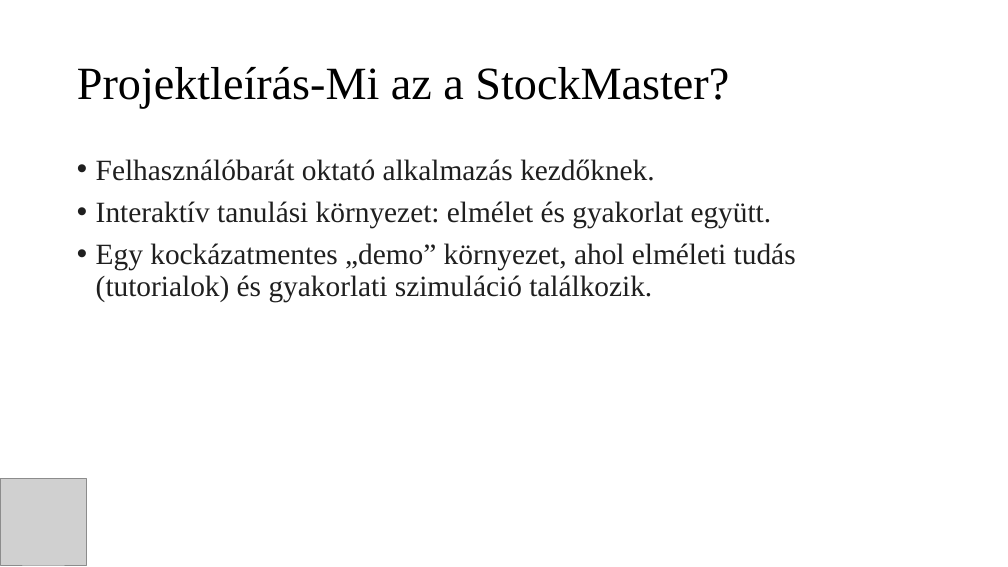
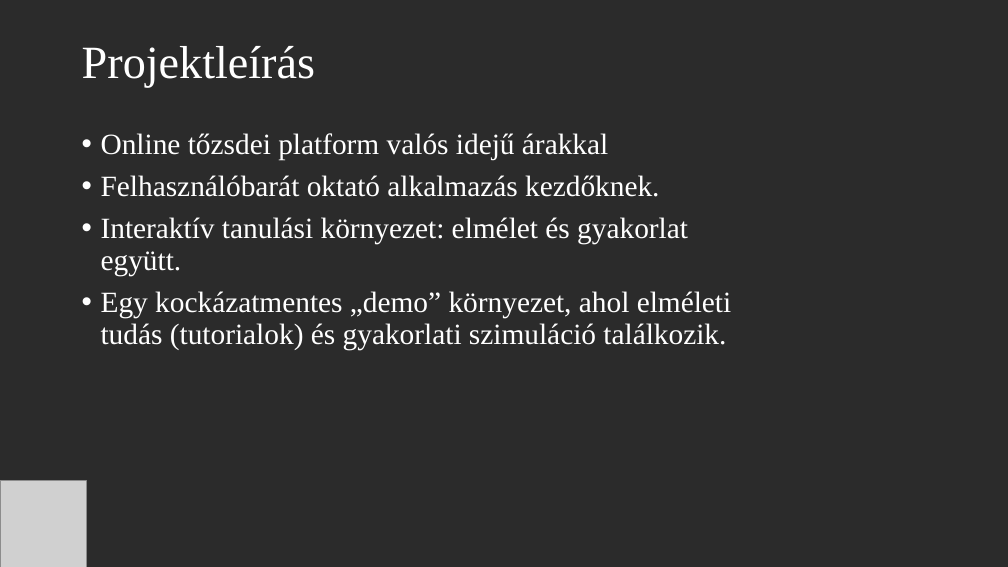
Before and after one commit to ZsigoRobert0/13_S2_3_vizsgaremek, a slide deck: slide 2 of Dokumentáció/StockMaster_Prezentacio.pptx. Drawn at 1008x567 pixels with LibreOffice and Linux fonts; fonts in the diff are those of the drawing; grey boxes stand for pictures; background and template pictures are left out; a plain dark background stands for a picture behind light text. Boxes give left, top, right and bottom in pixels: in the first picture for what was removed or moved away, otherwise in the second. Text is boxed around its words. In the diff, an @@ line names an element or a change of style, - is before the commit and + after.

```diff
--- a/Dokumentáció/StockMaster_Prezentacio.pptx
+++ b/Dokumentáció/StockMaster_Prezentacio.pptx
@@ background #FFFFFF to picture (left out) @@
@@ title at box(82, 46, 315, 88): text changed; text colour #000000 to #FFFFFF @@
-Projektleírás-Mi az a StockMaster?
+Projektleírás
@@ text "Online tőzsdei platform valós idejű ...": place and size @@
-text "Online tőzsdei platform valós idejű ..." at box(96, 159, 796, 302)
+text "Online tőzsdei platform valós idejű ..." at box(101, 133, 731, 350)
@@ text at box(101, 133, 608, 160): paragraph added @@
+• Online tőzsdei platform valós idejű árakkal
@@ text at box(101, 175, 731, 350): text colour #1F1F1F to #FFFFFF in "Felhasználóbarát oktató alkalmazás kezdőknek.", "Interaktív tanulási környezet: elmélet és gyakorlat együtt.", "Egy kockázatmentes „demo” környezet, ahol elméleti tudás ..." @@
```
Also in this commit, not shown: 10 other slides changed, 2 slides added, 2 slides removed.
